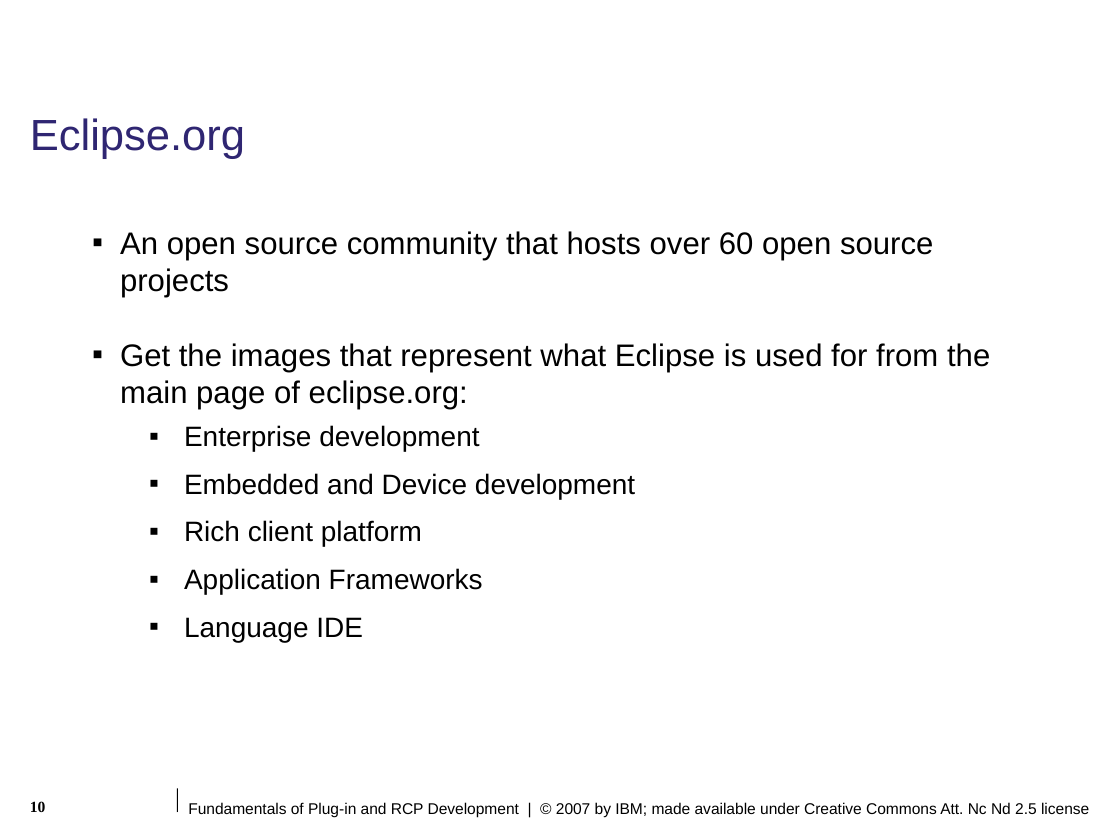
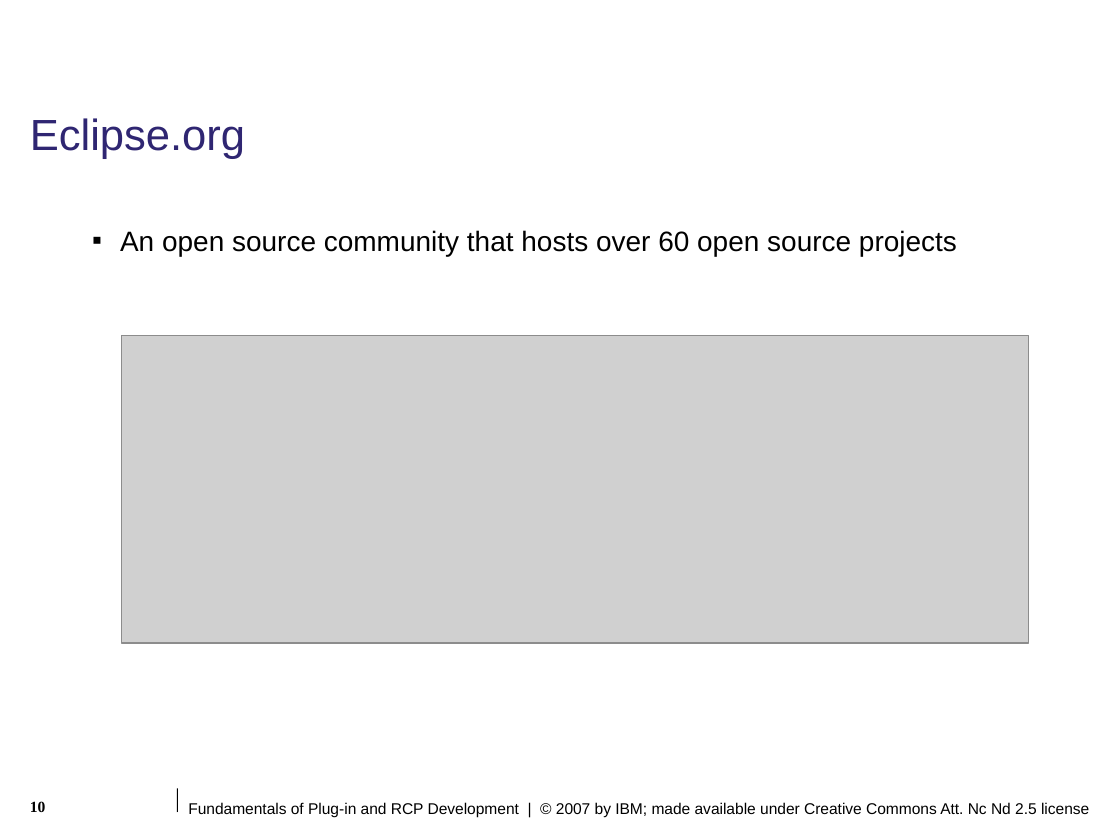
Before and after one commit to lukangping/eclipse.pde.incubator, a slide deck: slide 10 of presentations/eclipse-con/2007/slides/Fundamentals_of_Plugin_and_RCP_Development.ppt. Drawn at 1120x840 pixels with LibreOffice and Linux fonts; fonts in the diff are those of the drawing; grey boxes stand for pictures; background and template pictures are left out. Boxes give left, top, right and bottom in pixels: in the first picture for what was removed or moved away, otherwise in the second. Text is boxed around its words. In the diff, an @@ line names an element or a change of style, - is before the commit and + after.

Commit message:
Add images:  2007-02-15 19-38

```diff
--- a/presentations/eclipse-con/2007/slides/Fundamentals_of_Plugin_and_RCP_Development.ppt
+++ b/presentations/eclipse-con/2007/slides/Fundamentals_of_Plugin_and_RCP_Development.ppt
@@ text removed at [120,231,990,642] @@
-▪ An open source community that hosts over 60 open source projects
-▪ Get the images that represent what Eclipse is used for from the main page of eclipse.org:
-  ▪ Enterprise development
-  ▪ Embedded and Device development
-  ▪ Rich client platform
-  ▪ Application Frameworks
-  ▪ Language IDE
@@ text added at [120,230,957,256], 18 pt, text #000000 @@
+▪ An open source community that hosts over 60 open source projects
@@ picture added at [121,336,1028,643] @@
```
Also in this commit, not shown: 6 other slides changed, 2 slides added, 1 slide removed.
